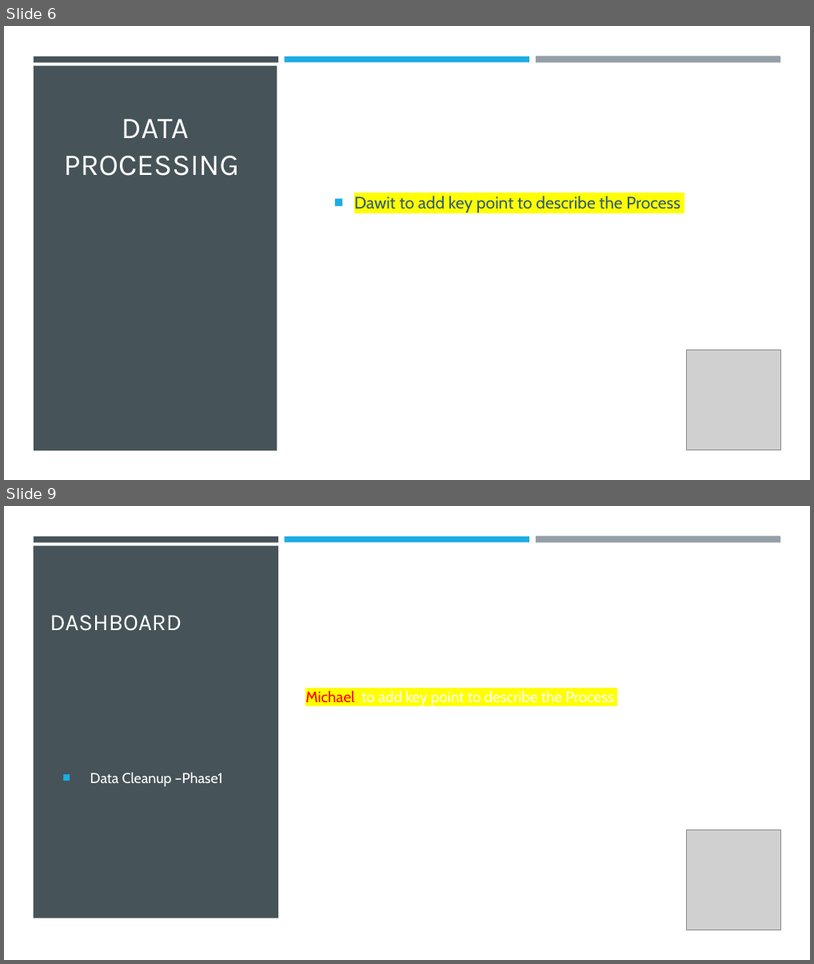
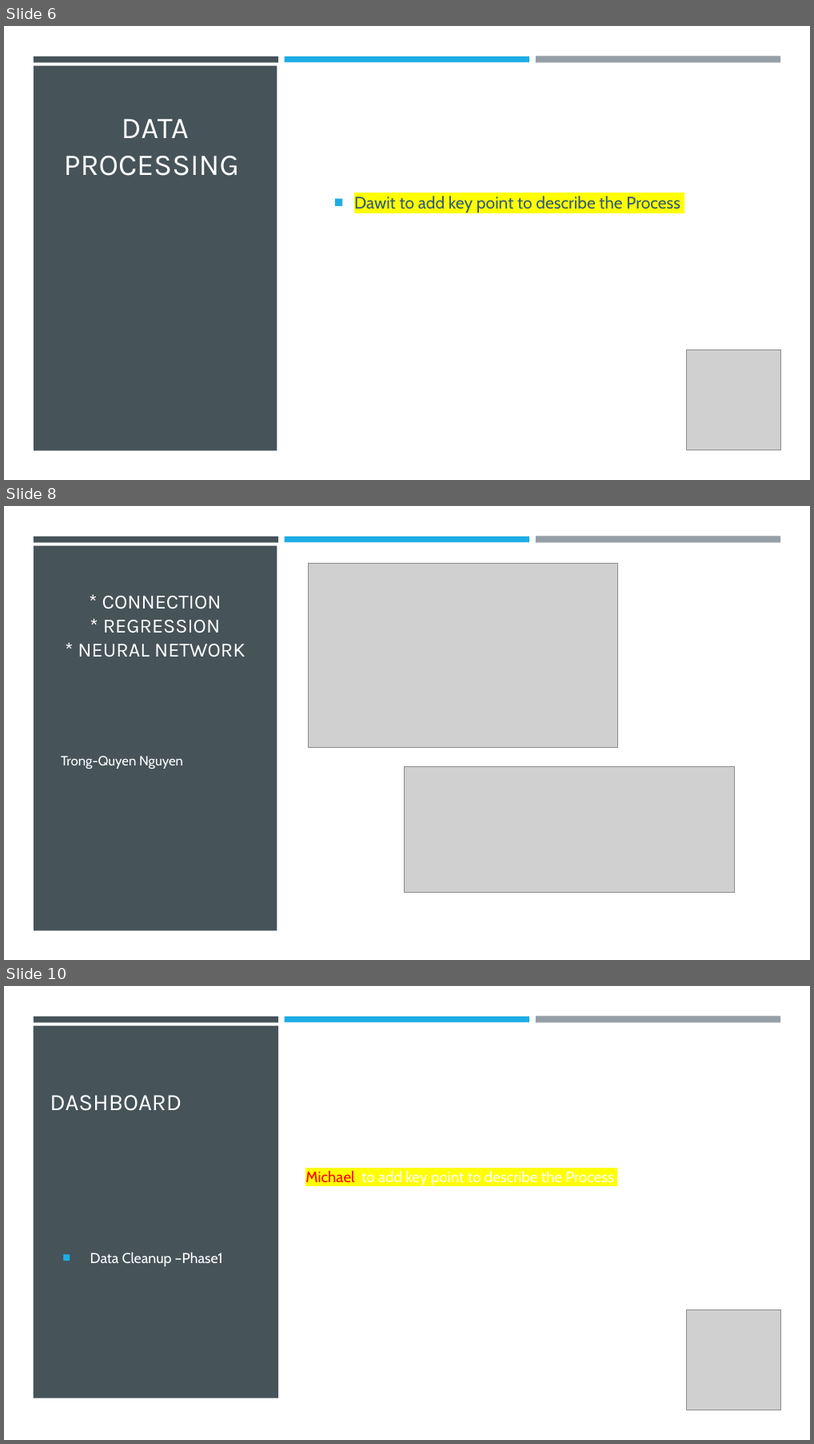
Before and after one commit to srthirum1/Final_Group_Project, a slide deck: Final_Project/CA Housing Prices Analysis.pptx. Shown one above the other, each under a label of ours: slides 6 and 9 before the commit, slides 6, 8 and 10 after it; the slides between them are not shown. The pictures are 814x964 and 814x1444 pixels, drawn with LibreOffice and Linux fonts; fonts in the diff are those of the drawing; grey boxes stand for pictures. Boxes give left, top, right and bottom in pixels: in the first picture for what was removed or moved away, otherwise in the second. Text is boxed around its words. In the diff, an @@ line names an element or a change of style, - is before the commit and + after.

```diff
--- a/Final_Project/CA Housing Prices Analysis.pptx
+++ b/Final_Project/CA Housing Prices Analysis.pptx
@@ slide 8 added at bbox=[4, 506, 810, 960], background #FFFFFF; not listed: 4 template elements that a slide beside it also shows @@
@@ picture added at bbox=[308, 563, 618, 748] @@
@@ title added at bbox=[78, 596, 246, 657], 24 pt, text #FFFFFF @@
+* CONNECTION
+* REGRESSION
+* NEURAL NETWORK
@@ text added at bbox=[61, 756, 183, 768], 16 pt, text #FFFFFF @@
+Trong-Quyen Nguyen
@@ picture added at bbox=[405, 767, 734, 892] @@
@@ what was slide 9 is now slide 10 @@
```
Also in this commit, not shown: 2 other slides added, 2 slides removed, 1 other file.
